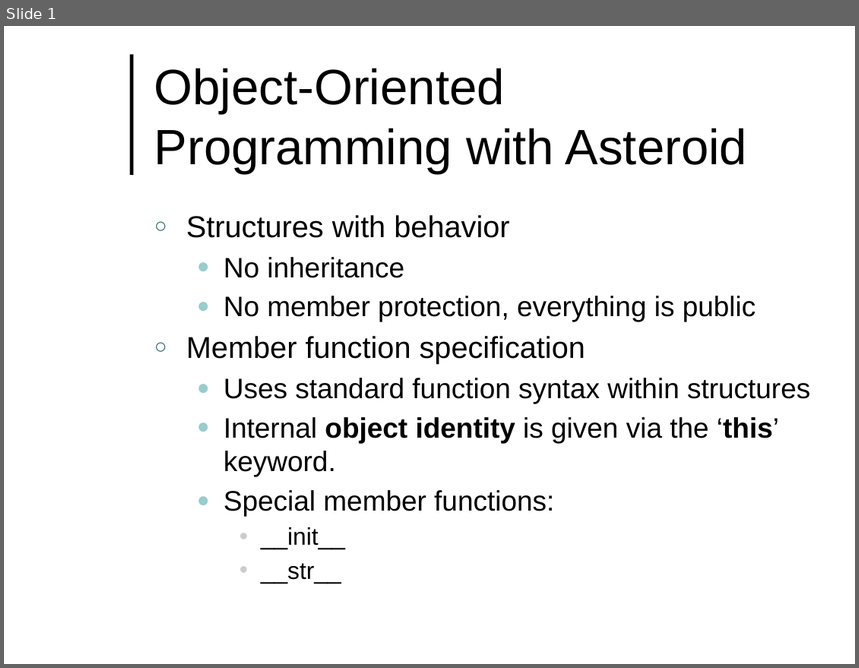
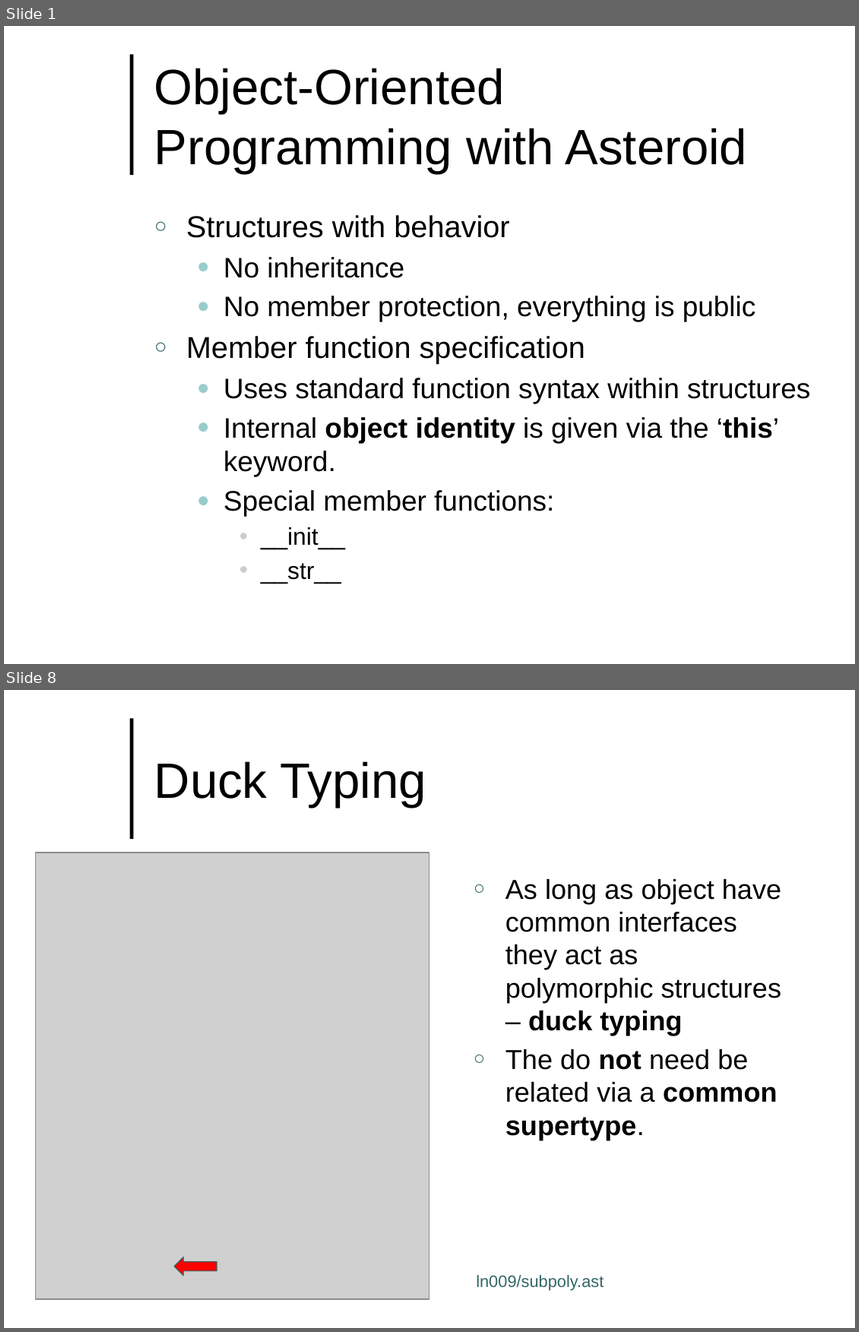
Before and after one commit to lutzhamel/CSC493, a slide deck: notes/csc493-ln009.pptx. Shown one above the other, each under a label of ours: slide 1 before the commit, slides 1 and 8 after it; the slides between them are not shown. The pictures are 859x668 and 859x1332 pixels, drawn with LibreOffice and Linux fonts; fonts in the diff are those of the drawing; grey boxes stand for pictures; background and template pictures are left out. Boxes give left, top, right and bottom in pixels: in the first picture for what was removed or moved away, otherwise in the second. Text is boxed around its words. In the diff, an @@ line names an element or a change of style, - is before the commit and + after.

```diff
--- a/notes/csc493-ln009.pptx
+++ b/notes/csc493-ln009.pptx
@@ slide 8 added at [4,690,855,1328], background #FFFFFF; not listed: 1 template element that a slide beside it also shows @@
@@ title added at [154,761,427,808], 42 pt, text #000000 @@
+Duck Typing
@@ picture added at [35,853,430,1300] @@
@@ text added at [506,879,782,1140], 23.2 pt, text #000000 @@
+○ As long as object have common interfaces they act as polymorphic structures – duck typing
+○ The do not need be related via a common supertype.
@@ left arrow added at [174,1258,217,1277], fill #FF0000, outline #336666 0.75 pt @@
@@ text added at [476,1275,604,1291], 14 pt, text #336666 @@
+ln009/subpoly.ast
```
Also in this commit, not shown: 2 slides changed, 6 other slides added, 12 other files.
